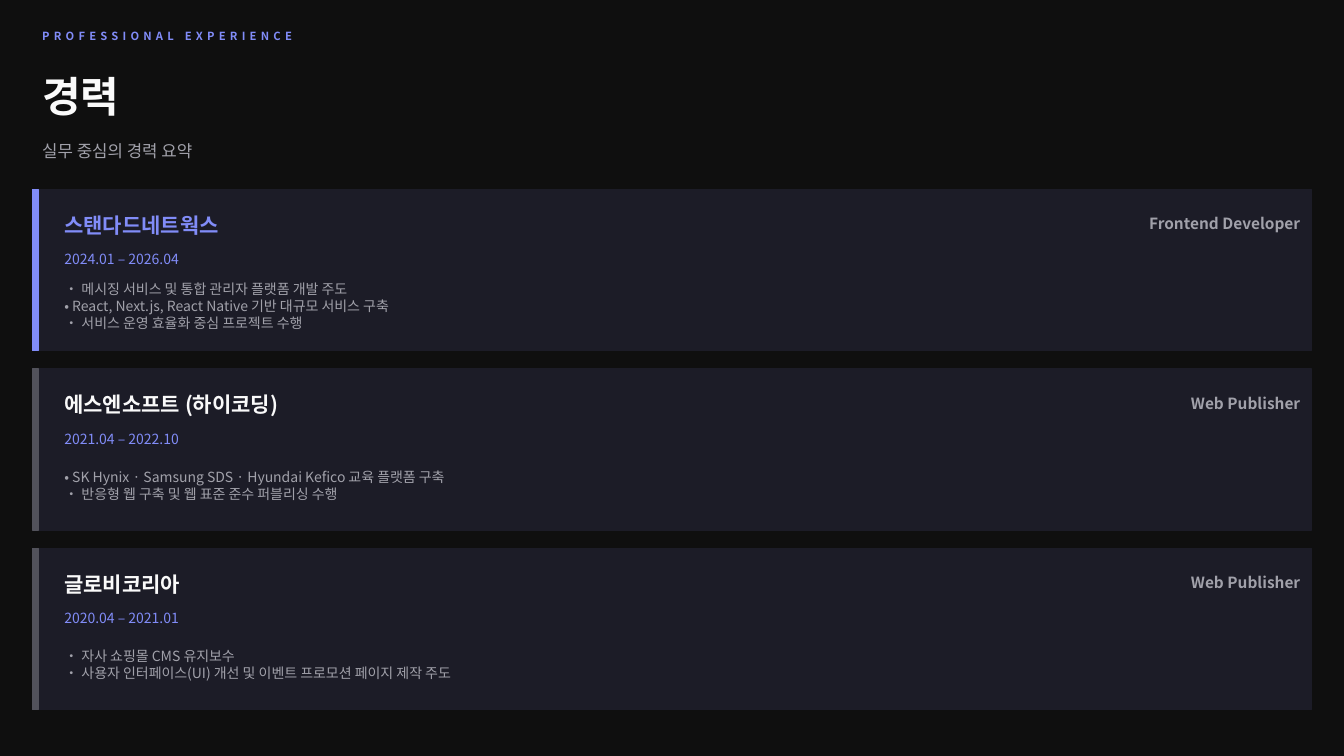
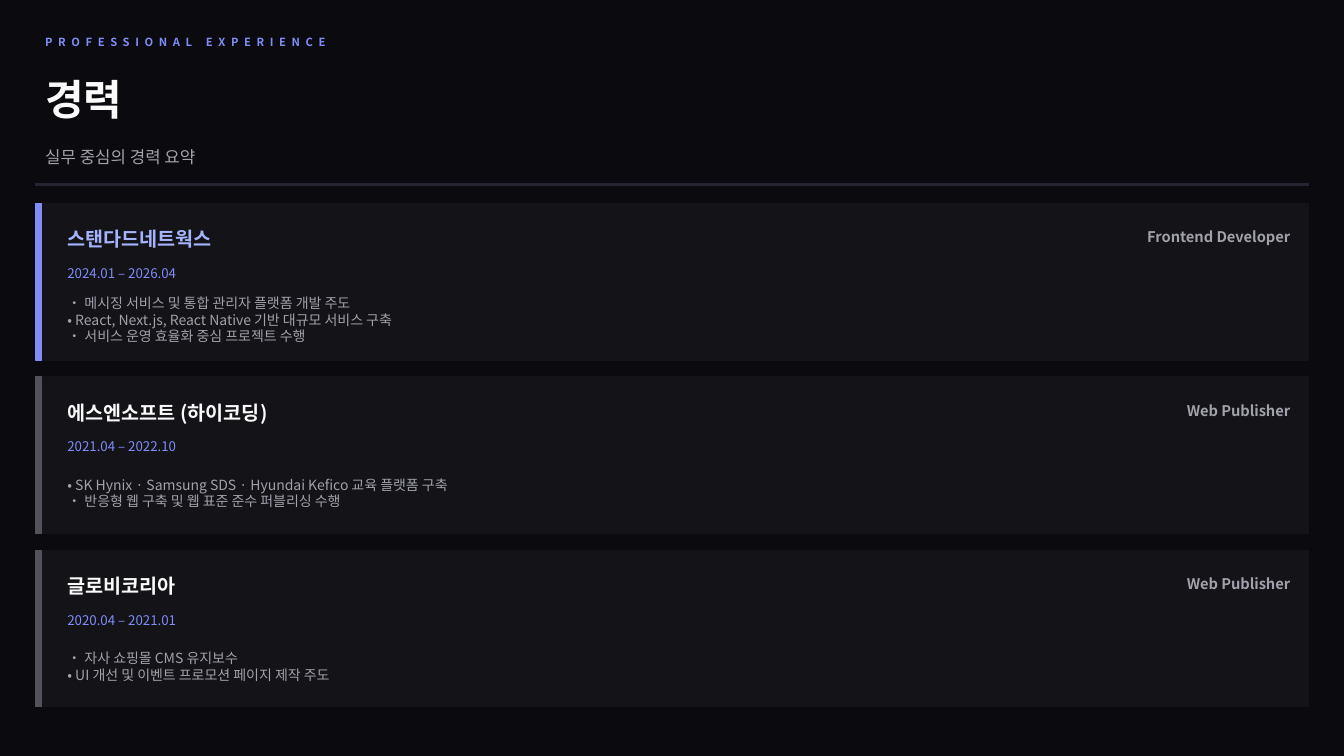
Before and after one commit to jinwonnnnnnn/jinwon-portfolio, a slide deck: slide 3 of apps/web/public/portfolio.pptx. Drawn at 1344x756 pixels with LibreOffice and Linux fonts; fonts in the diff are those of the drawing. Boxes give left, top, right and bottom in pixels: in the first picture for what was removed or moved away, otherwise in the second. Text is boxed around its words. In the diff, an @@ line names an element or a change of style, - is before the commit and + after.

```diff
--- a/apps/web/public/portfolio.pptx
+++ b/apps/web/public/portfolio.pptx
@@ background #0F0F0F to #0A0A0F @@
@@ text "PROFESSIONAL EXPERIENCE" at (x1=35, y1=28, x2=842, y2=56): letter spacing 3 to 4 pt @@
@@ text "실무 중심의 경력 요약" moved from (x1=42, y1=143, x2=192, y2=159) to (x1=45, y1=149, x2=195, y2=165) @@
@@ rectangle resized from (x1=32, y1=190, x2=1312, y2=351) to (x1=35, y1=184, x2=1309, y2=185) @@
@@ rectangle at (x1=35, y1=184, x2=1309, y2=185): fill #1C1C27 to #252532; outline #1C1C27 1 pt to #252532 1 pt @@
@@ rectangle resized from (x1=32, y1=190, x2=38, y2=351) to (x1=35, y1=204, x2=41, y2=360) @@
@@ rectangle added at (x1=35, y1=204, x2=1309, y2=360), fill #131318, outline #131318 1 pt @@
@@ text "스탠다드네트웍스" moved from (x1=64, y1=215, x2=218, y2=235) to (x1=67, y1=229, x2=211, y2=248) @@
@@ text "스탠다드네트웍스" at (x1=67, y1=229, x2=211, y2=248): size 15 to 14 pt, text colour #818CF8 to #A5B4FC @@
@@ size 11 to 10.5 pt in 3 elements at (x1=1187, y1=577, x2=1290, y2=589), (x1=1187, y1=404, x2=1290, y2=416), (x1=1147, y1=230, x2=1291, y2=245) @@
@@ text "Frontend Developer" moved from (x1=1149, y1=217, x2=1300, y2=232) to (x1=1147, y1=230, x2=1291, y2=245) @@
@@ size 10 to 9.5 pt in 3 elements at (x1=67, y1=615, x2=176, y2=625), (x1=67, y1=441, x2=176, y2=451), (x1=67, y1=268, x2=176, y2=278) @@
@@ text "2024.01 – 2026.04" moved from (x1=64, y1=253, x2=178, y2=264) to (x1=67, y1=268, x2=176, y2=278) @@
@@ text "• 메시징 서비스 및 통합 ..." moved from (x1=72, y1=282, x2=389, y2=329) to (x1=75, y1=296, x2=392, y2=342) @@
@@ rectangle resized from (x1=32, y1=369, x2=38, y2=530) to (x1=35, y1=377, x2=41, y2=533) @@
@@ rectangle at (x1=35, y1=377, x2=1309, y2=533): fill #1C1C27 to #131318; outline #1C1C27 1 pt to #131318 1 pt @@
@@ rectangle resized from (x1=32, y1=369, x2=1312, y2=530) to (x1=35, y1=377, x2=1309, y2=533) @@
@@ text "에스엔소프트 (하이코딩)" at (x1=67, y1=403, x2=267, y2=424): size 15 to 14 pt @@
@@ text "에스엔소프트 (하이코딩)" moved from (x1=64, y1=394, x2=278, y2=416) to (x1=67, y1=403, x2=267, y2=424) @@
@@ text "Web Publisher" moved from (x1=1191, y1=396, x2=1300, y2=409) to (x1=1187, y1=404, x2=1290, y2=416) @@
@@ text "2021.04 – 2022.10" moved from (x1=64, y1=433, x2=178, y2=444) to (x1=67, y1=441, x2=176, y2=451) @@
@@ text "• SK Hynix · Samsung ..." moved from (x1=72, y1=470, x2=445, y2=500) to (x1=75, y1=478, x2=448, y2=507) @@
@@ rectangle at (x1=35, y1=551, x2=1309, y2=707): fill #1C1C27 to #131318; outline #1C1C27 1 pt to #131318 1 pt @@
@@ text "글로비코리아" at (x1=67, y1=576, x2=175, y2=595): size 15 to 14 pt @@
@@ text at (x1=75, y1=668, x2=330, y2=681): text changed @@
-• 사용자 인터페이스(UI) 개선 및 이벤트 프로모션 페이지 제작 주도
+• UI 개선 및 이벤트 프로모션 페이지 제작 주도
```
Also in this commit, not shown: 11 other slides changed, 2 other files.
